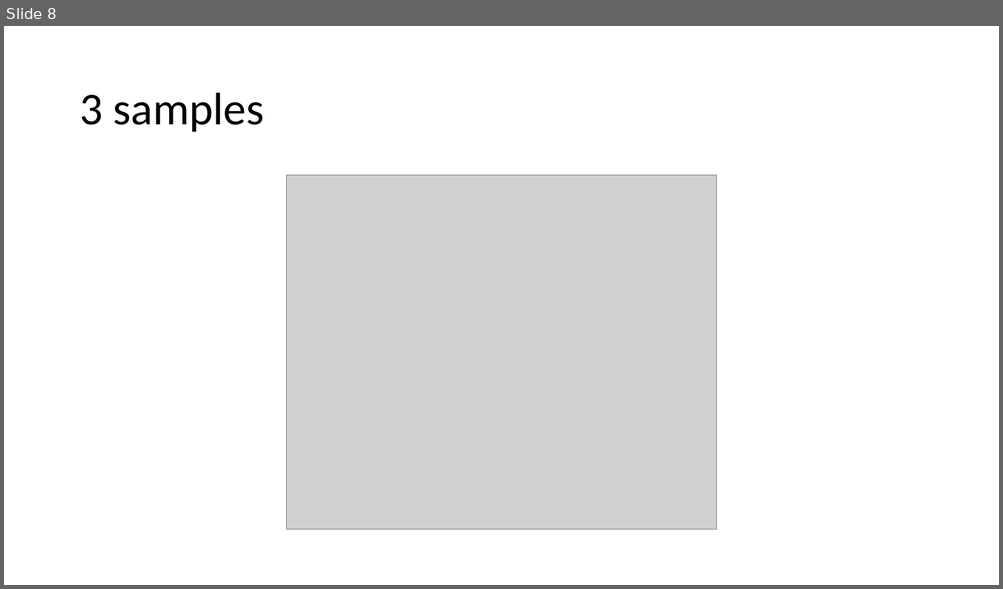
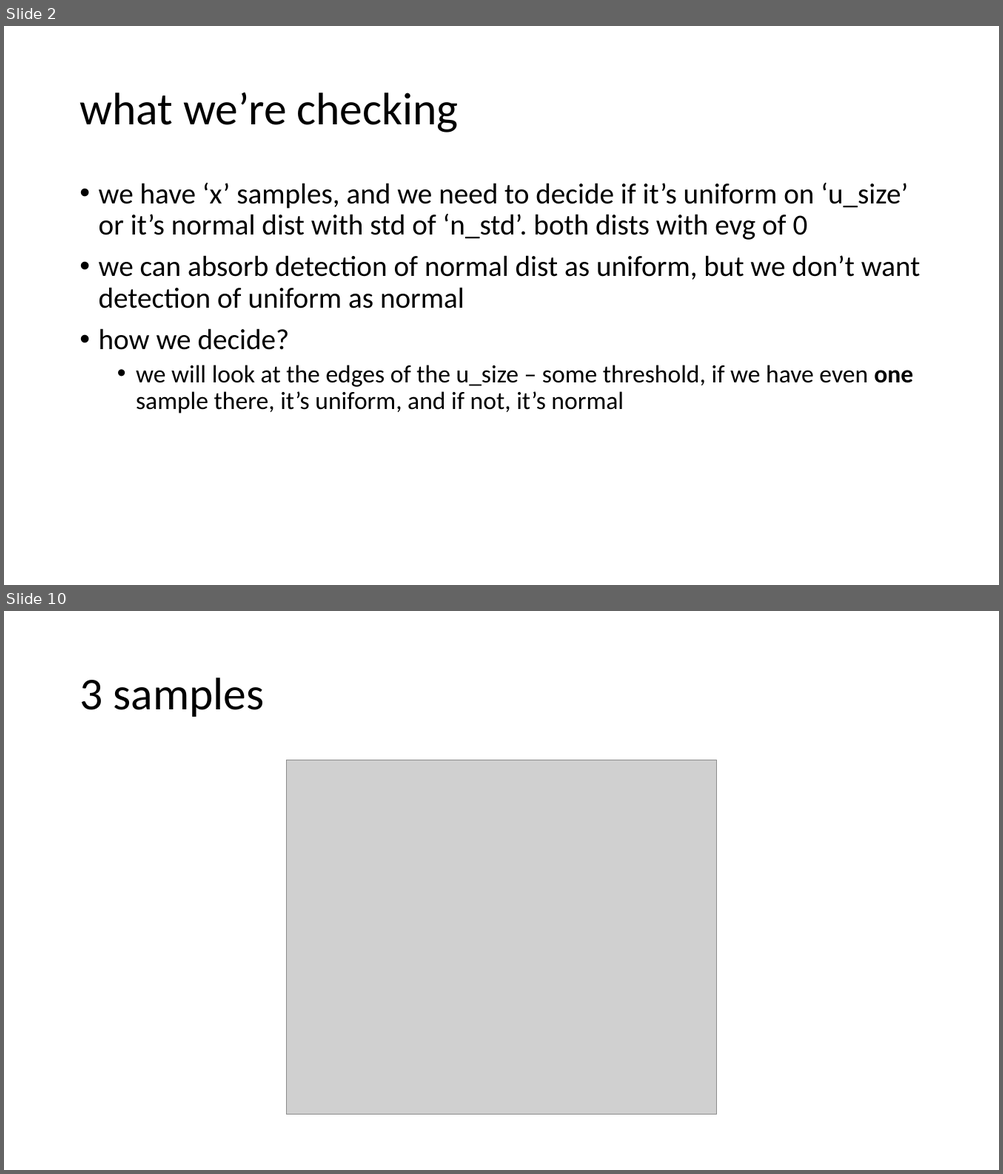
Before and after one commit to lisrael1/quants, a slide deck: code/results/detecting output dist/tail odds at U vs N.pptx. Shown one above the other, each under a label of ours: slide 8 before the commit, slides 2 and 10 after it; the slides between them are not shown. The pictures are 1003x589 and 1003x1174 pixels, drawn with LibreOffice and Linux fonts; fonts in the diff are those of the drawing; grey boxes stand for pictures. Boxes give left, top, right and bottom in pixels: in the first picture for what was removed or moved away, otherwise in the second. Text is boxed around its words. In the diff, an @@ line names an element or a change of style, - is before the commit and + after.

Commit message:
adding detecting output dist

```diff
--- a/code/results/detecting output dist/tail odds at U vs N.pptx
+++ b/code/results/detecting output dist/tail odds at U vs N.pptx
@@ slide 2 added at (4,26,999,585), background #FFFFFF @@
@@ title added at (79,93,458,133), 44 pt, text #000000 @@
+what we’re checking
@@ text added at (99,183,920,414), 28 pt, text #000000 @@
+• we have ‘x’ samples, and we need to decide if it’s uniform on ‘u_size’ or it’s normal dist with std of ‘n_std’. both dists with evg of 0
+• we can absorb detection of normal dist as uniform, but we don’t want detection of uniform as normal
+• how we decide?
+  • we will look at the edges of the u_size – some threshold, if we have even one sample there, it’s uniform, and if not, it’s normal
@@ what was slide 8 is now slide 10 @@
```
Also in this commit, not shown: 8 slides changed, 6 other slides added, 4 other files.
